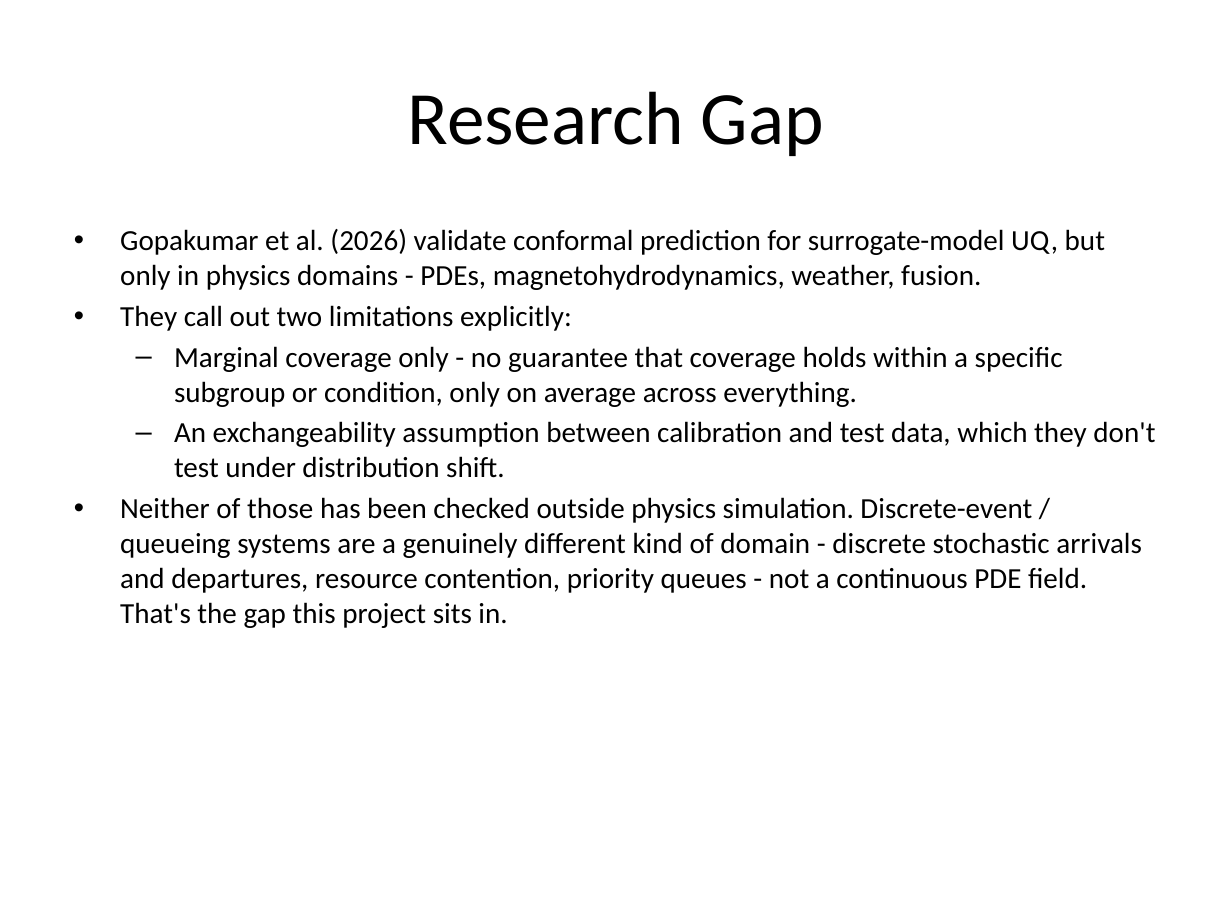
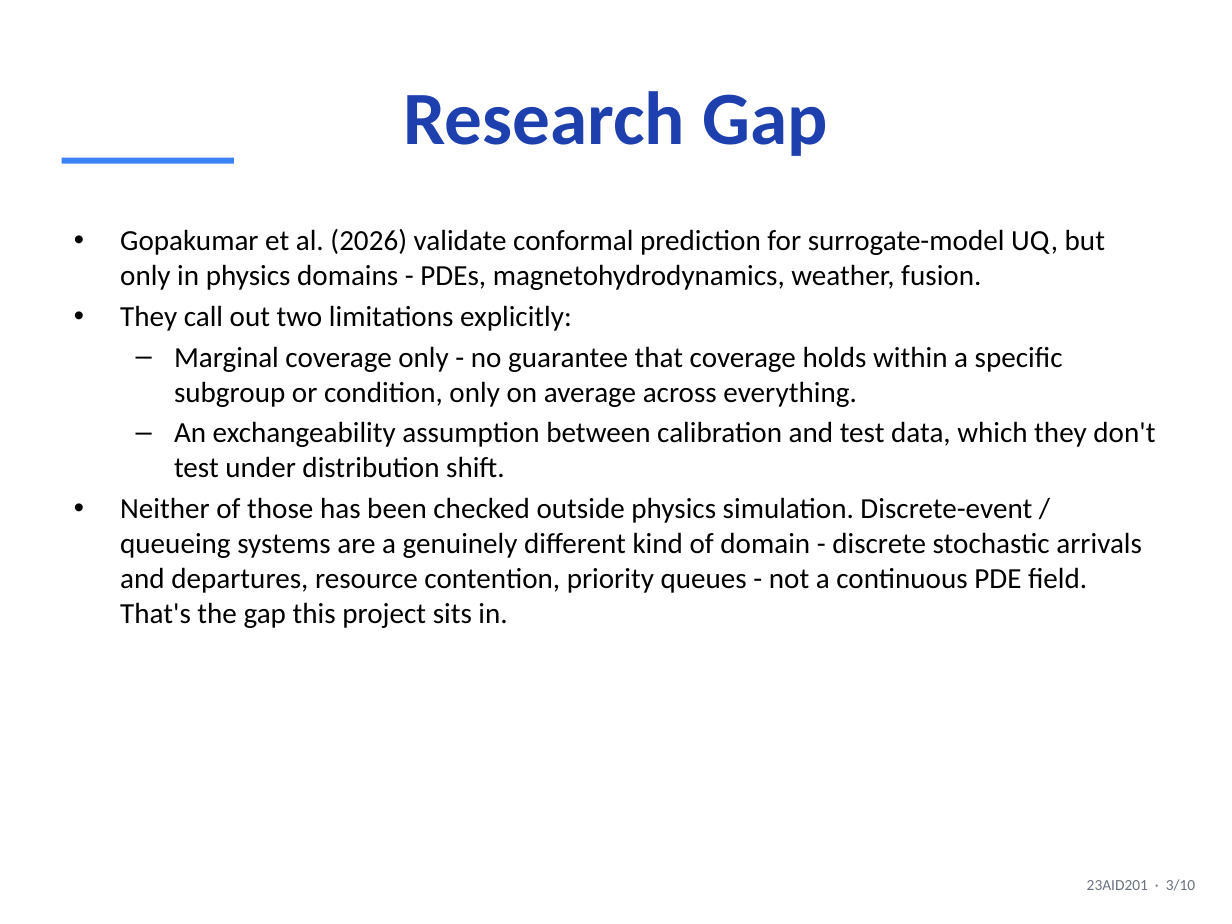
Before and after one commit to DUNE-ODYSSEY/Mondrian-Conformal-Prediction-On-Discrete-Event-Simulation, a slide deck: slide 3 of slides/mid_sem_presentation.pptx. Drawn at 1232x924 pixels with LibreOffice and Linux fonts; fonts in the diff are those of the drawing. Boxes give left, top, right and bottom in pixels: in the first picture for what was removed or moved away, otherwise in the second. Text is boxed around its words. In the diff, an @@ line names an element or a change of style, - is before the commit and + after.

Commit message:
Style mid-sem PPT to match other decks; trim lit review; simplify Future Scope
Visual: applies the same color palette used in zeroth_review.pptx /
full_project_results.pptx (dark navy title slide, accent-blue titles/table
headers/accent bars, slide-number footer) instead of PowerPoint's untouched
default theme.

Literature review slide: trimmed to a focused core set (20 papers, down
from 30) across the same 5 categories, while keeping all 10 real-dataset
cross-check papers in full, per instruction that dataset-related papers
must stay. Only this slide is trimmed - the book's actual literature
review (Chapter 2, all 40 papers) is unchanged.

Future Scope slide: dropped the week-number column entirely per feedback;
now a plain bullet list of planned work. Also fixed a factual mismatch
with the book found while syncing: two slides described Mondrian CP's
partition as "staffing level, shift, arrival-rate regime," but the actual
implementation and book only partition by staffing tercile x arrival-rate
tercile (2 covariates, 9 cells) - no separate "shift" dimension. Fixed on
both the Bridging Approach and Future Scope slides.

```diff
--- a/slides/mid_sem_presentation.pptx
+++ b/slides/mid_sem_presentation.pptx
@@ title "Research Gap" at [404, 91, 827, 156]: text colour #000000 to #1E40AF, bold on @@
@@ rectangle added at [62, 158, 234, 164], fill #3B82F6 @@
@@ text added at [1087, 879, 1195, 891], 9 pt, text #6B7280 @@
+23AID201 · 3/10
```
Also in this commit, not shown: 9 other slides changed, 1 other file.
